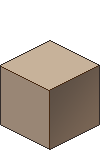
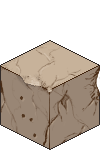
The second (100, 150) image is a revision of the first. Changes to its layers:
added layer "damaged" above "gradient shade" over bbox(0, 43, 100, 149)
renamed "Layer 1" to "gradient shade", hid it over bbox(50, 66, 99, 149)
hid "base colors" over bbox(0, 43, 100, 149)
hid "b-box" over bbox(0, 43, 100, 149)
hid "Background" over bbox(0, 43, 100, 149)
